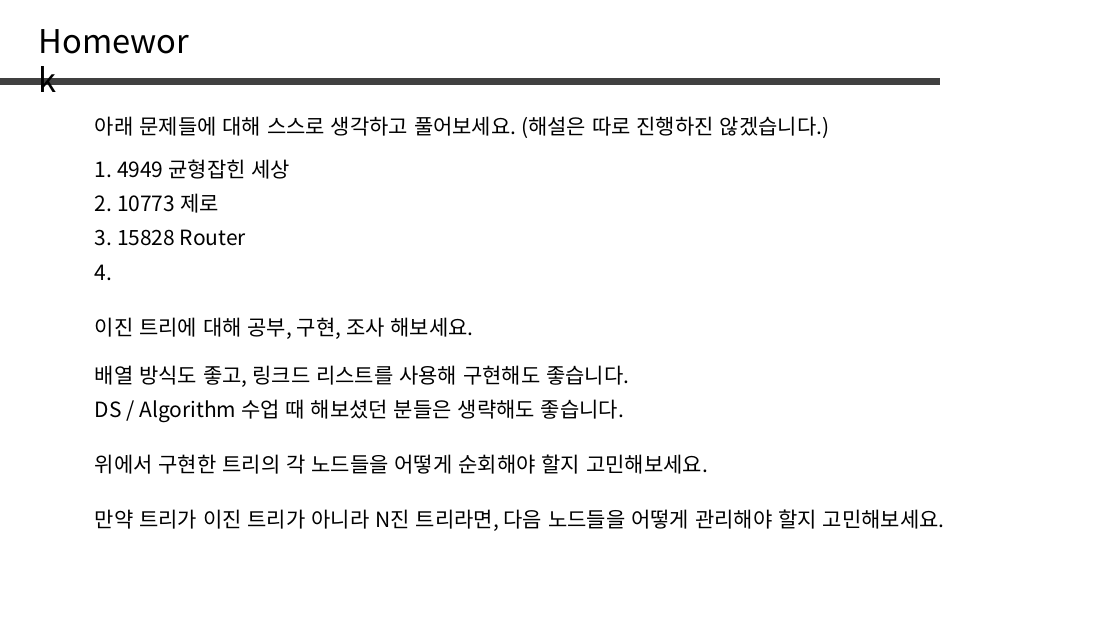
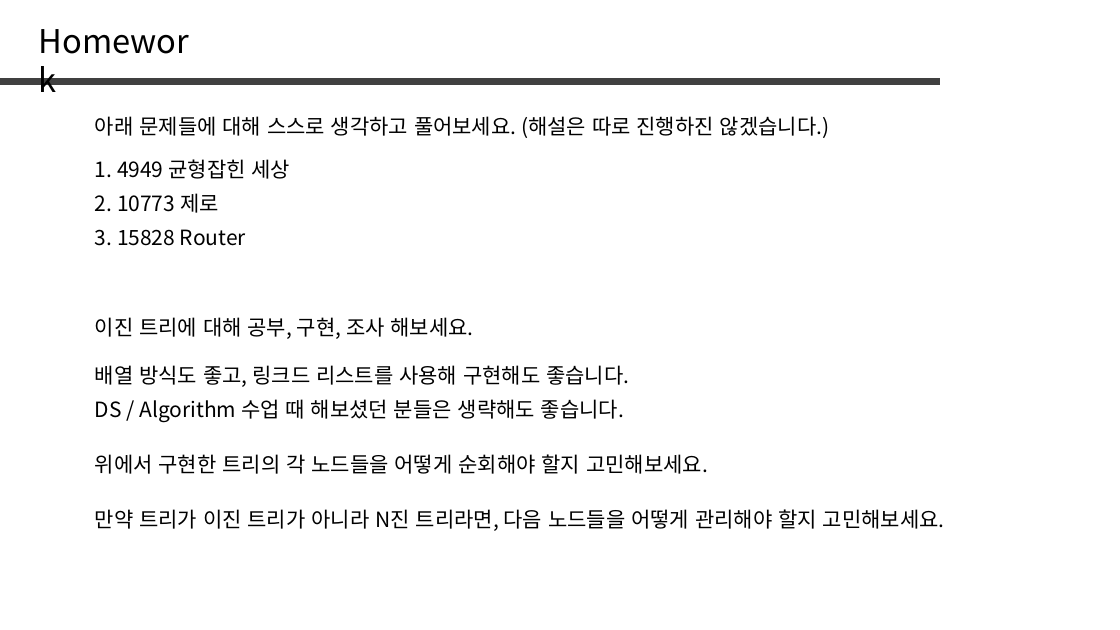
Before and after one commit to jaehoo1/PS-study, a slide deck: slide 31 of study/7_Stack, Queue, List.pptx (slide 30 before the commit). Drawn at 1120x630 pixels with LibreOffice and Linux fonts; fonts in the diff are those of the drawing. Boxes give left, top, right and bottom in pixels: in the first picture for what was removed or moved away, otherwise in the second. Text is boxed around its words. In the diff, an @@ line names an element or a change of style, - is before the commit and + after.

```diff
--- a/study/7_Stack, Queue, List.pptx
+++ b/study/7_Stack, Queue, List.pptx
@@ text removed at (x1=95, y1=264, x2=112, y2=280) @@
-4.
```
Also in this commit, not shown: 1 other slide changed, 1 slide added.
